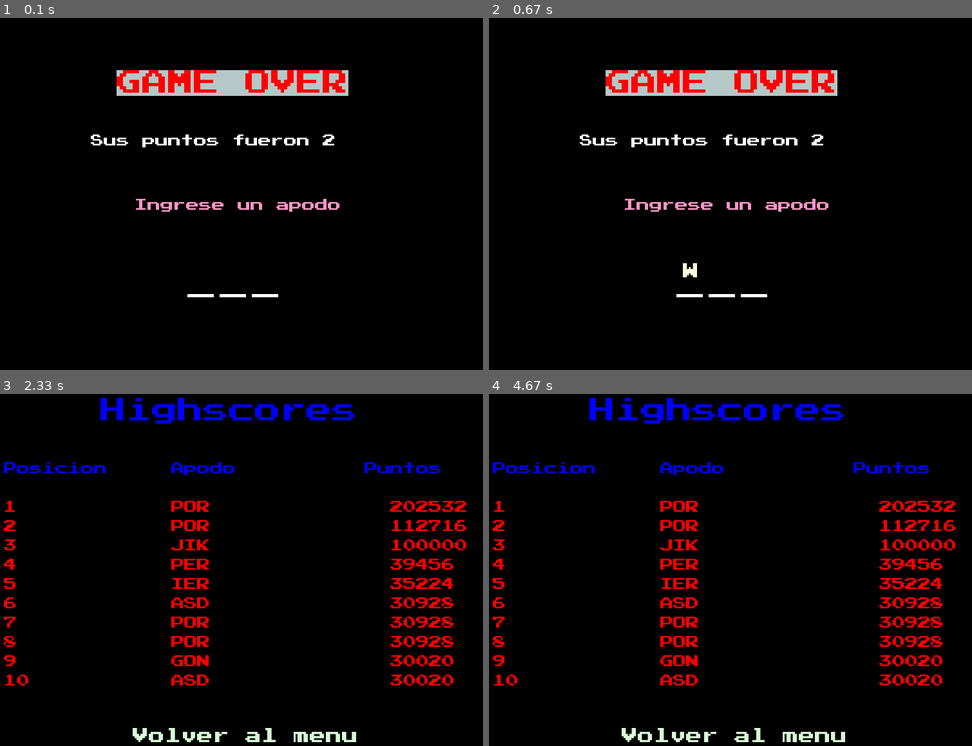
Above: before the commit, frames 1-4 (two rows, left to right).
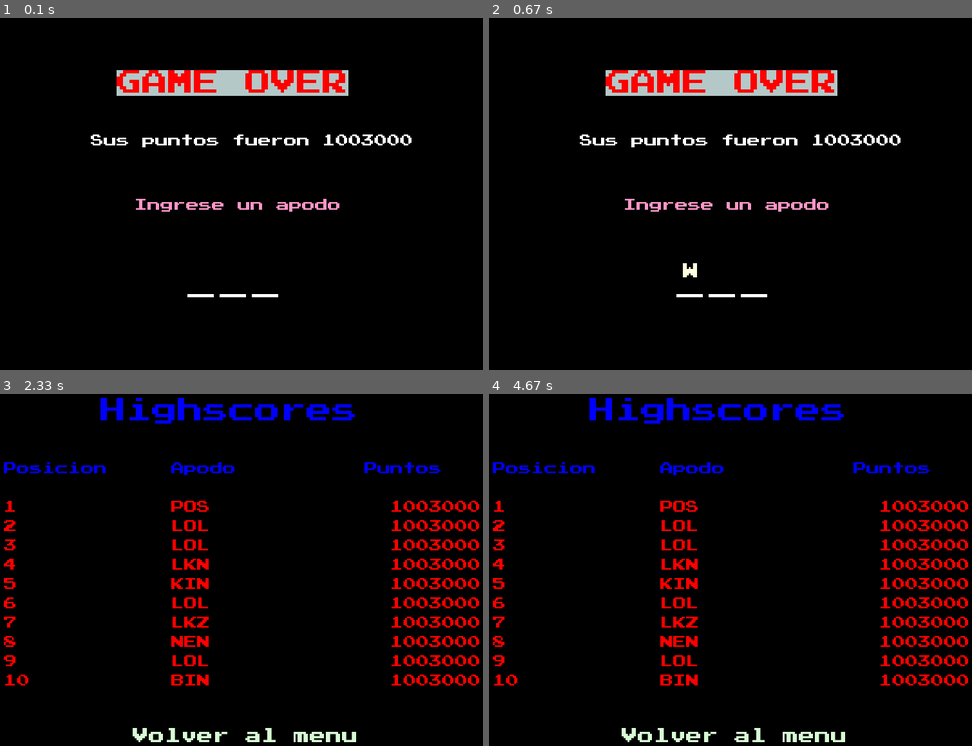
Above: after the commit, the same moments.

Repository: Pungsis/pygame-Cabrera-Porsia
Game: pygame game, started from principal.py
Two runs of this game, one before a commit and one after it. Both use one fixed random seed, a clock stepped at 60 frames per second and the inputs below.
Inputs (mouse positions are in pixels of both pictures, inside the frame that each line leads up to):
- Up to frame 1 (0.1 s): no input
- Up to frame 2 (0.67 s): hold Enter from 0.33 s (still down); hold W from 0.33 s (still down)
- Up to frame 3 (2.33 s): release Enter at 0.8 s; release W at 0.8 s; hold W 0.83-1.3 s; tap Z at 0.9, 1.2 s; tap Enter at 2.23 s
- Up to frame 4 (4.67 s): hold A 2.57-2.97 s; tap Z at 2.63, 2.93 s; click (575, 517) at 3.12 s; click (923, 710) at 4.27 s

The runs differ from the first frame. In frame 1, 0.3% of the frame differs, in the area x 66-86%, y 33-37%; in frame 2, 0.3%; in frame 3, 3.0%, in the area x 35-100%, y 30-83%; in frame 4, 3.0%.

Commit message:
nuevas imagenes(total = 41)

Diff:
--- a/datosRecords.txt
+++ b/datosRecords.txt
@@ -51,3 +51,16 @@
 30928,POR
 30928,POR
 2,SDA
+3603,LOL
+34718,PON
+1003000,POS
+1003000,LOL
+1003000,LOL
+1003000,LKN
+1003000,KIN
+1003000,LOL
+1003000,LKZ
+1003000,NEN
+1003000,LOL
+37077,WOS
+1003000,BIN
--- a/funcionesVACIAS.py
+++ b/funcionesVACIAS.py
@@ -5,18 +5,21 @@
 from extras import *
 
 # lee el archivo y carga en la lista lista_producto todas las palabras
-def lectura2():
+def lectura():
     lista = []
     archivo = open("./productos.txt")
+    contador = 0
     for linea in archivo:
         linea = linea[0:-1]
         lista.append(linea.split(","))
+        lista[contador][1] = int(lista[contador][1])
+        lista[contador][2] = int(lista[contador][2])
+        contador += 1
     archivo.close()
     return lista
 
-print(lectura2())
 
-def lectura():
+def lectura2():
     return [["Arroz", 1001, 1037],
             ["Yerba mate", 4546, 4904],
             ["Televisor Smart", 2055, 2439],
@@ -41,9 +44,9 @@
     index = random.randint(1,2)
     precio = producto_azar[index]
     if index == 1:
-        return [producto_azar[0], "(Economico)", precio]
+        return [producto_azar[0], "(Economico)", int(precio)]
     else:
-        return [producto_azar[0], "(Premium)", precio]
+        return [producto_azar[0], "(Premium)", int(precio)]
 
 
 
@@ -63,7 +66,7 @@
 
 #Devuelve True si existe el precio recibido como parametro aparece al menos 3 veces. Debe considerar el Margen.
 def esUnPrecioValido(precio, lista_productos, margen):
-    busqueda = list(filter(lambda x: abs(precio - x[1]) < margen or precio == x[1], lista_productos))
+    busqueda = list(filter(lambda x: abs(precio - x[2]) < margen or precio == x[1], lista_productos))
     return len(busqueda) >= 3
 
 
@@ -89,7 +92,6 @@
     print(len(lista_copia))
     # Busco el producto de la copia de la lista de productos y lo remuevo
     lista_copia = list(filter(lambda x: producto[0] != x[0], lista_copia))
-    print(len(lista_copia), producto[0])
     nueva_lista = []
     while len(nueva_lista) < 6:
         index_azar = random.randint(0, len(lista_copia) - 1)
@@ -98,10 +100,9 @@
     def transformada(x):
             azar = random.randint(1,2)
             if azar == 1:
-                return [x[0], "(Economico)", x[1]]
+                return [x[0], "(Economico)", int(x[1])]
             else:
-                return [x[0], "(Premium)", x[2]]
-
+                return [x[0], "(Premium)", int(x[2])]
     if esUnPrecioValido(producto[2], nueva_lista, margen):
         lista_devolver = list(map(transformada, nueva_lista))
         return [producto] + lista_devolver
--- a/principal.py
+++ b/principal.py
@@ -83,7 +83,8 @@
     puntos = 0
     producto_candidato = ""
     lista_productos = lectura()
-    producto = dameProducto(lista_productos, MARGEN)
+    producto = buscar_producto(lista_productos)
+    print(producto)
     productos_en_pantalla = dameProductosAleatorios(producto, lista_productos, MARGEN)
     producto_elegido_programa = dameProducto(productos_en_pantalla[1:], MARGEN)
     index = index_producto_elegido(productos_en_pantalla, producto_elegido_programa)
@@ -130,7 +131,6 @@
                     bullet = pygame.Rect(rect.x + rect.width, rect.y + rect.height // 2 - 2, 10, 5)
                     disparos.append(bullet)
             if e.type == DISPARO_IMPACTO:
-                print(diccionario[index][1])
                 nivel += 1
                 if e.rect == diccionario[index][1]:
                     print("PRODUCTO ELEGIDO GOLPEADO!!!")
@@ -191,7 +191,7 @@
                     corriendo = False
 
                 if QUIT_BUTTON.chequearEntrada(MENU_MOUSE_POSICION):
-                    records()
+                    records("F A L S E")
 
         if corriendo:
             pygame.display.update()
@@ -272,14 +272,13 @@
                     # Recordar los espacios en blanco! por eso el 6
                     if len(str(apodo)) < 6:
                         apodo += str(pygame.key.name(event.key)).upper() + " "
-                        print(apodo)
                 if event.key == K_RETURN:
                     if len(str(apodo)) == 6:
 
                         write_in_record(puntos, apodo)
                         diccionario_record = recordsDic(records_helper()[0], records_helper()[1])
                         write_records(diccionario_record)
-                        records()
+                        records(apodo)
 
                 if event.key == K_BACKSPACE:
                     apodo = apodo[0:len(apodo) - 2]
@@ -298,14 +297,14 @@
         pygame.display.update()
 
 
-def records():
+def records(apodo):
     fpsClock = pygame.time.Clock()
     pygame.display.flip()
     font = pygame.font.Font("assets/font.ttf", 40)
     font2 = pygame.font.Font("assets/font.ttf", 20)
     corriendo = True
     while corriendo:
-        pintarDeNuevo(font, font2)
+        pintarDeNuevo(font, font2, apodo)
         MENU_MOUSE_POSICION = pygame.mouse.get_pos()
         MENU_TEXT = get_font(30).render("", True, "#b68f40")
         MENU_RECT = MENU_TEXT.get_rect(center=(400, 100))
@@ -328,7 +327,10 @@
             pygame.display.flip()
 
 
-def pintarDeNuevo(font, font2):
+def pintarDeNuevo(font, font2, apodo):
+    apodo = apodo.split(" ")[0:-1]
+    apodo = "".join(apodo)
+    print(apodo)
     screen.fill((0, 0, 0))
     texto =  font.render("Highscores", True, (0, 0, 255))
     screen.blit(texto, [175, 25])
@@ -336,16 +338,20 @@
     screen.blit(texto, [25, 125])
     archivo_records = open("./records.txt")
     y = 30
-
     for linea in archivo_records:
             linea = linea[0:-1]
-            texto = font2.render(linea, True, (255, 0, 0))
-            y+= 30
-            screen.blit(texto, [25, 125 + y])
+            if linea.find(apodo) >= 0:
+                texto = font2.render(linea, True, (255, 200, 23))
+                y+= 30
+                screen.blit(texto, [25, 125 + y])
+            else:
+                texto = font2.render(linea, True, (255, 0, 0))
+                y+= 30
+                screen.blit(texto, [25, 125 + y])
 
     archivo_records.close()
 
 
 # Programa Principal ejecuta Main
 if __name__ == "__main__":
-    juego_terminado(2)
+    juego_terminado(1003000)
--- a/productos.txt
+++ b/productos.txt
@@ -36,49 +36,6 @@
 Ropa,2686,4203
 Zapatos,3999,4432
 Joyas,2001,3996
-Gafas de sol,1202,4629
 Reloj,1622,3328
-Bolsa,3752,4995
 Mochila,4238,4473
-Maleta de viaje,3425,3595
-Auriculares inalambricos,2024,2652
-Camara digital,1673,3405
-Consola de videojuegos,2567,3170
-Tableta,3672,4967
-Papel higienico,2409,4495
 Champu,1065,2905
-Jabon de manos,2286,4203
-Sabana,4302,4467
-Almohada,4249,4488
-Toalla,3301,3993
-Escoba,2751,3575
-Mop,4504,4862
-Cortadora de cesped,1976,3258
-Lampara de escritorio,3188,3510
-Candelabro,2170,2592
-Reloj despertador,1291,4287
-Taza de cafe,3180,4108
-Tetera,3558,3566
-Tostadora de pan,2678,2866
-Cuchillo de cocina,3986,4156
-Olla,2143,4723
-Sarten,2853,4090
-Cubiertos,3282,3693
-Cepillode dientes,4244,4276
-Pasta dental,3697,4199
-Jabon de baño,4271,4834
-Espejo de baño,3437,4682
-Champu para mascotas,3108,3804
-Collar para perro,1936,2451
-Correa para perro,4658,4986
-Camiseta,4690,4978
-Pantalones,3084,4236
-Chaqueta,4987,4998
-Bufanda,1063,1678
-Guantes,4072,4313
-Gorra,2372,3036
-Paraguas,1098,3245
-Maquillaje,3212,4167
-Perfume,4940,4993
-Lentes de lectura,2695,4677
-Caja de herramientas,4356,4367
--- a/records.txt
+++ b/records.txt
@@ -1,10 +1,10 @@
-1            POR              202532
-2            POR              112716
-3            JIK              100000
-4            PER              39456
-5            IER              35224
-6            ASD              30928
-7            POR              30928
-8            POR              30928
-9            GON              30020
-10           ASD              30020
+1            POS              1003000
+2            LOL              1003000
+3            LOL              1003000
+4            LKN              1003000
+5            KIN              1003000
+6            LOL              1003000
+7            LKZ              1003000
+8            NEN              1003000
+9            LOL              1003000
+10           BIN             1003000
--- a/records_utils.py
+++ b/records_utils.py
@@ -9,10 +9,8 @@
 
 
     archivo_records.close()
-    print(lista, lista2)
     return lista, lista2
 
-print(records_helper())
 
 def recordsDic(lista_puntajes, lista_apodos):
     copia_lista_puntajes = lista_puntajes[:]
@@ -27,7 +25,6 @@
                 # lista.append([copia_lista_puntajes[i], lista_apodos[j]])
                 lista_puntajes.pop(j)
                 lista_apodos.pop(j)
-                print(lista_apodos)
                 break
     return diccionario
 
Binary file added: assets/productos/Aspiradora.png
Binary file added: assets/productos/Escritorio.png
Binary file added: assets/productos/Estufa.png
Binary file added: assets/productos/Horno.png
Binary file added: assets/productos/Impresora.png
Binary file added: assets/productos/Joyas.png
Binary file added: assets/productos/Libros.png
Binary file added: assets/productos/Licuadora.png
Binary file added: assets/productos/Maquina de ejercicios.png
Renamed: assets/productos/Mesa.png -> assets/productos/Mesa de comedor.png
Binary file added: assets/productos/Mochila.png
Binary file added: assets/productos/Pelotas.png
(and 7 more such lines)
